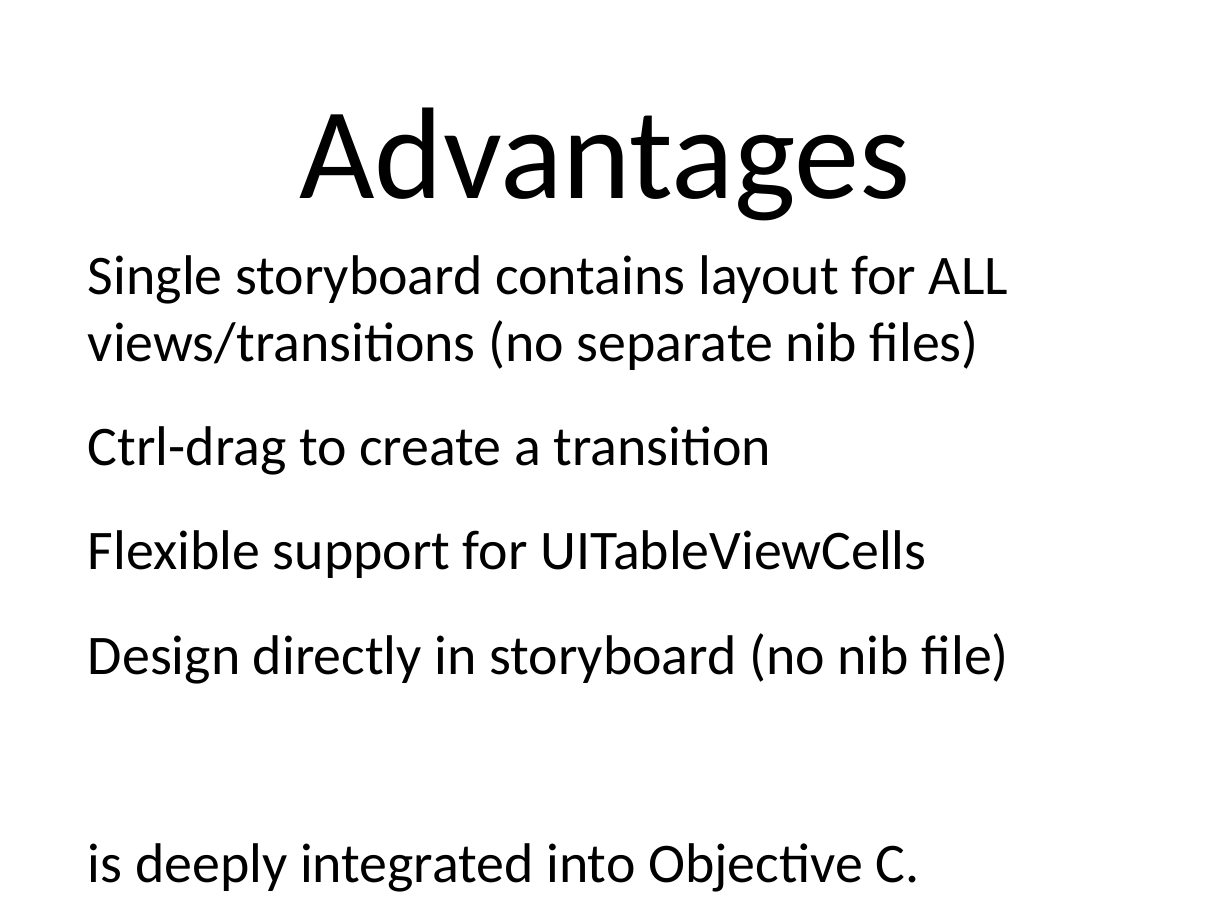
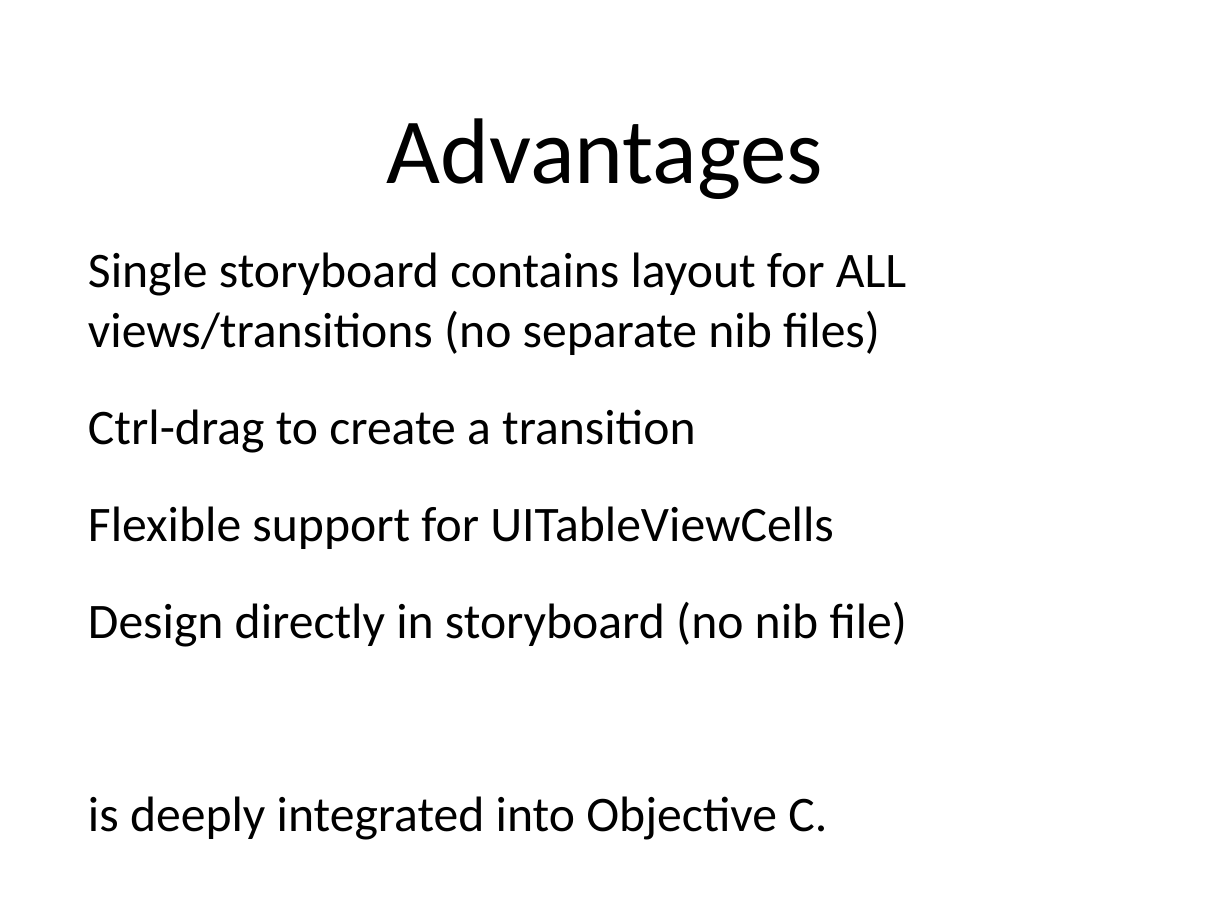
Before and after one commit to NiteshMeshram/SRStoryboardDemo, a slide deck: slide 9 of PPT/SotryBoardByNiteshVersion1.0.odp. Drawn at 1232x924 pixels with LibreOffice and Linux fonts; fonts in the diff are those of the drawing; background and template pictures are left out. Boxes give left, top, right and bottom in pixels: in the first picture for what was removed or moved away, otherwise in the second. Text is boxed around its words. In the diff, an @@ line names an element or a change of style, - is before the commit and + after.

```diff
--- a/PPT/SotryBoardByNiteshVersion1.0.odp
+++ b/PPT/SotryBoardByNiteshVersion1.0.odp
@@ title "Advantages": place and size @@
-title "Advantages" at <box>299,107,910,221</box>
+title "Advantages" at <box>387,118,824,199</box>
@@ title "Advantages" at <box>387,118,824,199</box>: size 84 to 60 pt @@
@@ text "Single storyboard contains layout for ..." at <box>88,252,907,840</box>: size 36 to 32 pt @@
```
Also in this commit, not shown: 11 other slides changed, 1 other file.
